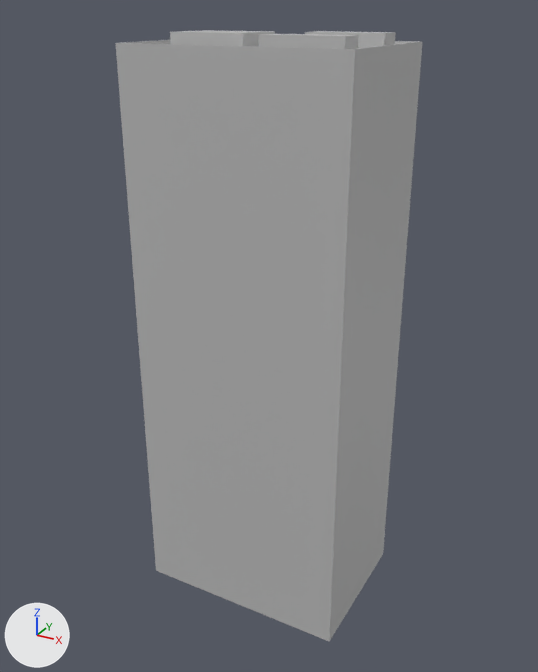
Renders of the FBX model Assets/Assets/Buildings/NotDestroyed/American_SmallSkyscraper.fbx from each side of a commit.
Before and after are seen from a camera (50 mm lens) standing at (0.287, -0.196, 0.1865) and looking at (0.1816, -0.0044, 0.0907). Arrows for +X, +Y and +Z are at lower left; the lights stay in place. Where no turn or scale is listed for an object, it has been applied to the vertices.

Names of what the first picture shows: 'American_SmallSkyscraper'.
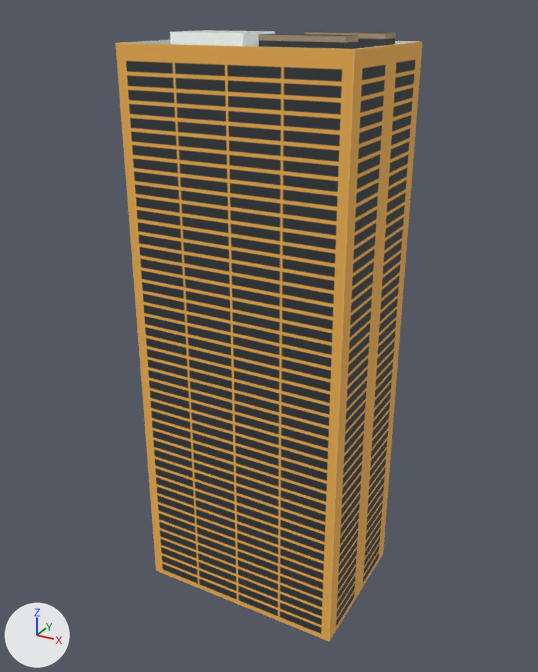
The newer file is also turned or shifted as a whole; pictures and numbers use the older file's frame.

The edits, one by one:
Picture 'AmericanSmallSkyScraperTexture.jpg' (img_americansmallskyscrapertexture_jpg) is new.
Material 'AmericanSmallSkyScraperTexture' (mat_americansmallskyscrapertexture) is new.
Its texture is img_americansmallskyscrapertexture_jpg.
Its roughness is 0.749.
me_mesh has 93 vertices, 76 faces and spans x -0.034..0.034, y -0.024..0.024, z 0.0..0.181.
me_mesh no longer uses material mat_lambert1 (grey #bcbcbc).
me_mesh now uses material mat_americansmallskyscrapertexture (picture img_americansmallskyscrapertexture_jpg).

What differs and where, as boxes [x1, y1, x2, y2] in the pictures (538 x 672 px):
'American_SmallSkyscraper', recoloured: [116, 30, 422, 641] in both
